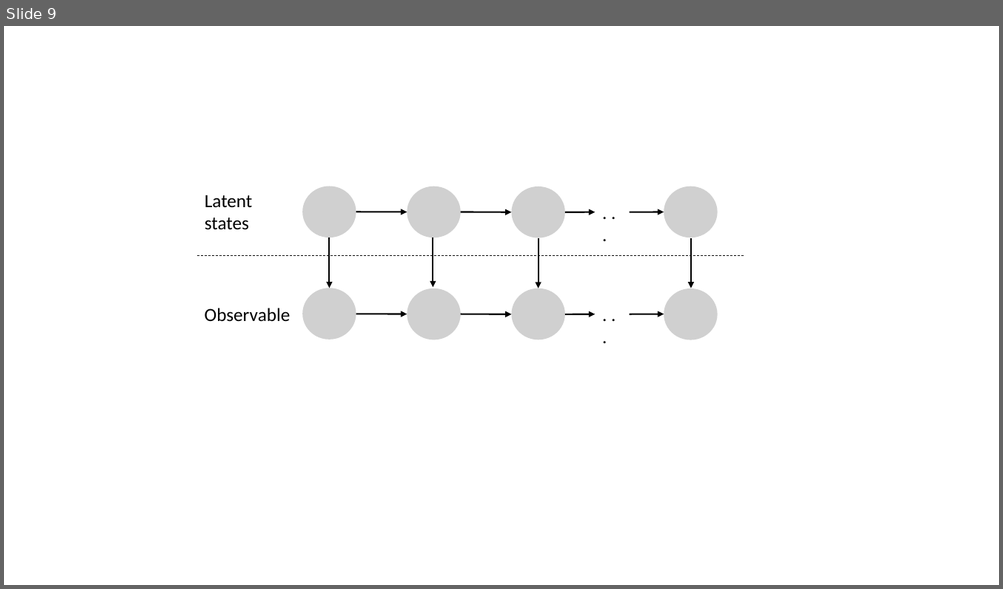
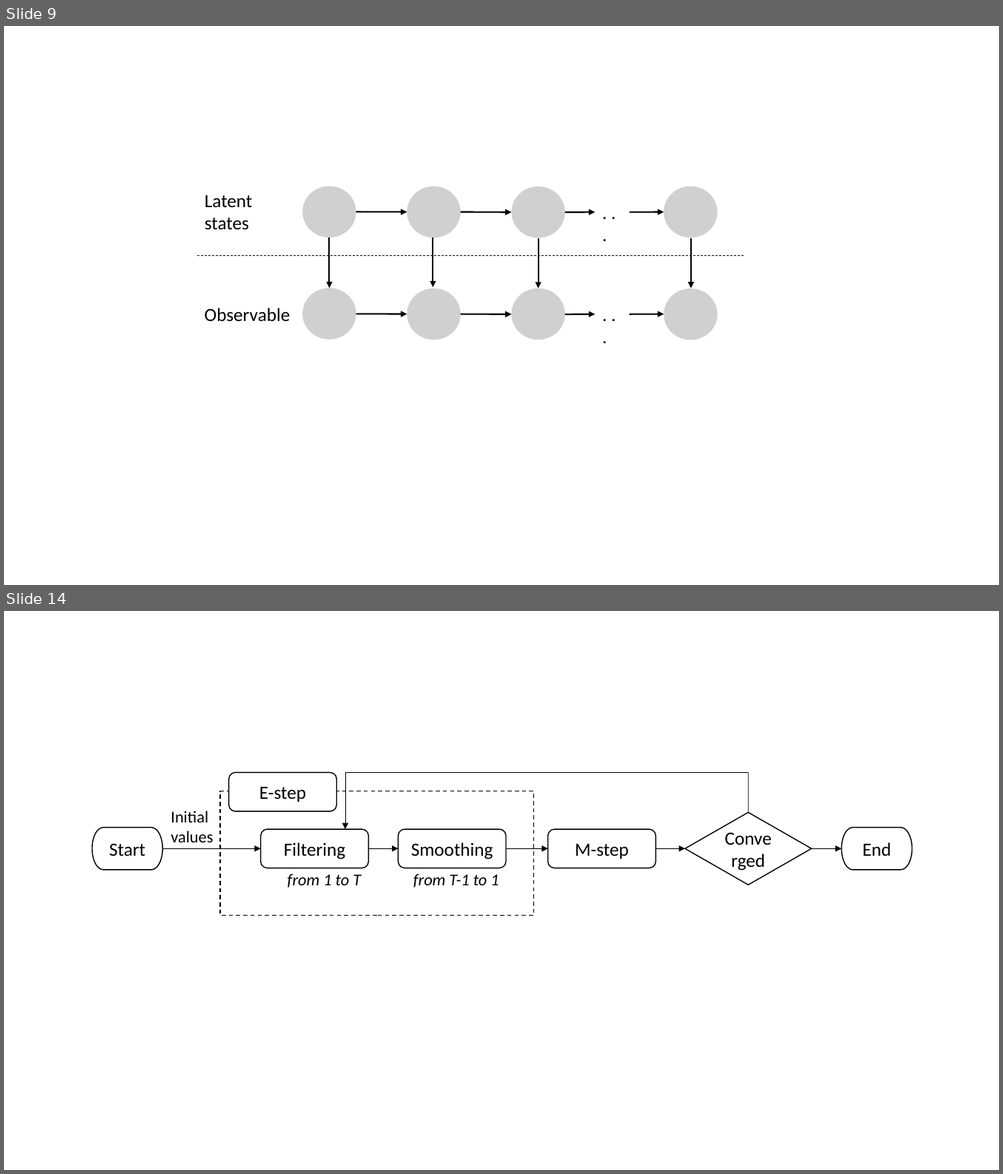
Before and after one commit to araea382/MT, a slide deck: Document/graphic.pptx. Shown one above the other, each under a label of ours: slide 9 before the commit, slides 9 and 14 after it; the slides between them are not shown. The pictures are 1003x589 and 1003x1174 pixels, drawn with LibreOffice and Linux fonts; fonts in the diff are those of the drawing; grey boxes stand for pictures. Boxes give left, top, right and bottom in pixels: in the first picture for what was removed or moved away, otherwise in the second. Text is boxed around its words. In the diff, an @@ line names an element or a change of style, - is before the commit and + after.

```diff
--- a/Document/graphic.pptx
+++ b/Document/graphic.pptx
@@ slide 14 added at (4,611,999,1170), background #FFFFFF @@
@@ rounded rectangle added at (228,773,336,812), fill #FFFFFF, outline #000000 1 pt, 18 pt, text #000000 @@
+E-step
@@ arrow added from (345, 773) to (345, 829), #000000 0.5 pt @@
@@ line added from (748, 773) to (345, 773), #000000 0.5 pt @@
@@ line added from (748, 812) to (748, 773), #000000 0.5 pt @@
@@ rectangle added at (220,792,534,916), outline #000000 1 pt dashed @@
@@ pill shape added at (92,827,162,870), fill #FFFFFF, outline #000000 1 pt, 18 pt, text #000000 @@
+Start
@@ text added at (170,811,213,843), 16 pt, text #000000 @@
+Initial
+values
@@ rounded rectangle added at (261,829,368,869), fill #FFFFFF, outline #000000 1 pt, 18 pt, text #000000 @@
+Filtering
@@ rounded rectangle added at (398,829,506,869), fill #FFFFFF, outline #000000 1 pt, 18 pt, text #000000 @@
+Smoothing
@@ rounded rectangle added at (548,829,655,869), fill #FFFFFF, outline #000000 1 pt, 18 pt, text #000000 @@
+M-step
@@ diamond added at (686,812,811,885), fill #FFFFFF, outline #000000 1 pt, 18 pt, text #000000 @@
+Converged
@@ pill shape added at (841,827,911,870), fill #FFFFFF, outline #000000 1 pt, 18 pt, text #000000 @@
+End
@@ arrow added from (162, 849) to (261, 849), #000000 0.5 pt @@
@@ arrow added from (368, 849) to (398, 849), #000000 0.5 pt @@
@@ arrow added from (506, 849) to (548, 849), #000000 0.5 pt @@
@@ arrow added from (655, 849) to (686, 849), #000000 0.5 pt @@
@@ arrow added from (811, 849) to (841, 849), #000000 0.5 pt @@
@@ text added at (287,874,361,888), 16 pt, text #000000, italic @@
+from 1 to T
@@ text added at (413,874,498,888), 16 pt, text #000000, italic @@
+from T-1 to 1
```
Also in this commit, not shown: 1 slide changed, 2 other slides added, 20 other files.
